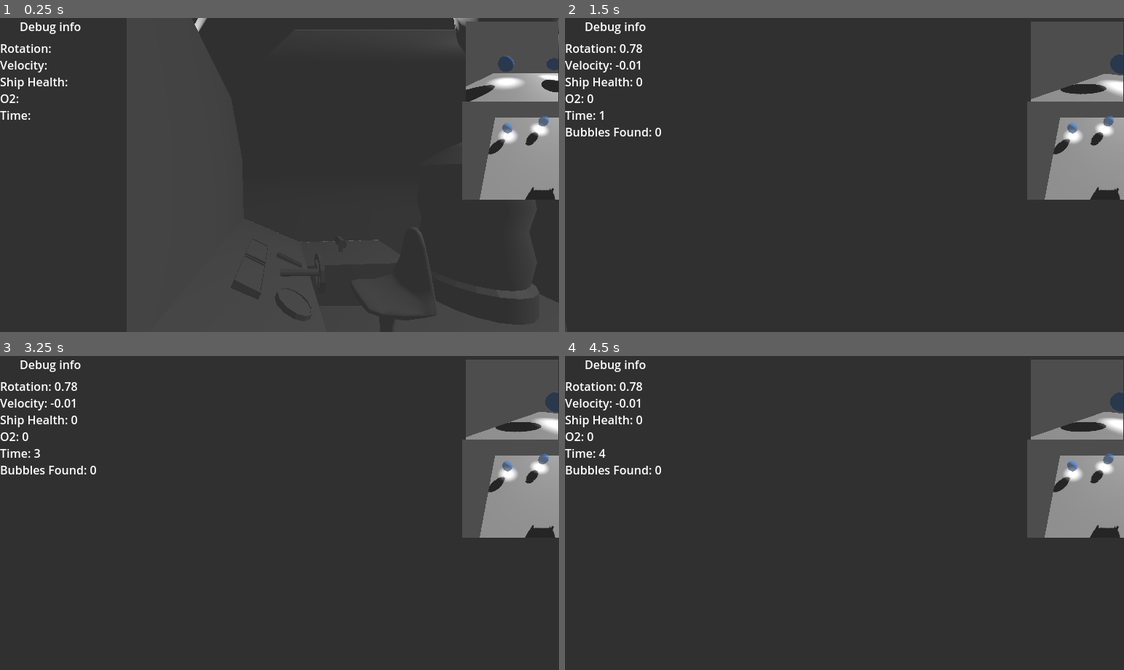
Above: before the commit, frames 1-4 (two rows, left to right).
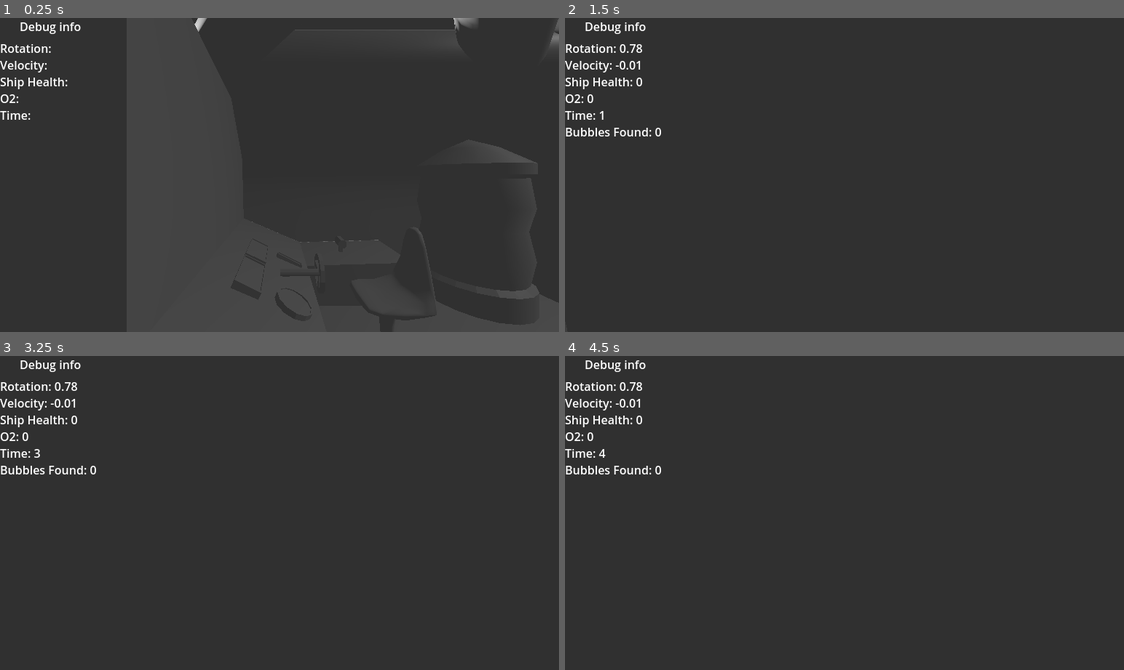
Above: after the commit, the same moments.

Repository: zachary-huber/globalGameJam2025_BUBBLE
Game: Godot game, scene res://src/scenes/main_3d.tscn
Same seed, same stepped clock (60 frames per second), same inputs: the game is played once before the commit and once after it.
Inputs (mouse positions are in pixels of both pictures, inside the frame that each line leads up to):
- Up to frame 1 (0.25 s): no input
- Up to frame 2 (1.5 s): tap Enter (ui_accept) at 0.5, 0.77, 1.25 s; move the mouse to (872, 175) at 0.52 s; hold E (interact) 0.53-1.28 s; hold W (forward) from 0.53 s (still down); move the mouse to (816, 175) at 1.27 s; tap Q (alt_interact) at 1.35 s
- Up to frame 3 (3.25 s): keep holding W (forward); tap Enter (ui_accept) at 1.52, 2, 2.75, 3.02 s; tap E (interact) at 1.55, 2.85 s; move the mouse to (296, 506) at 2.02 s; hold E (interact) 2.03-2.78 s; move the mouse to (273, 519) at 2.77 s
- Up to frame 4 (4.5 s): keep holding W (forward); tap Enter (ui_accept) at 3.5, 3.77, 4.25 s; move the mouse to (889, 516) at 3.52 s; hold Q (alt_interact) 3.53-4.28 s; tap E (interact) at 3.8, 4.35 s; tap Escape (escape) at 4.15 s; move the mouse to (799, 509) at 4.27 s

The runs differ from the first frame. In frame 1, 8.6% of the frame differs, in the area x 82-100%, y 1-58%; in frame 2, 9.2%; in frame 3, 9.2%; in frame 4, 9.2%.

Commit message:
added porthole / peephole

Diff:
--- a/src/scenes/SubmarineInterior.tscn
+++ b/src/scenes/SubmarineInterior.tscn
@@ -1,13 +1,13 @@
 [gd_scene load_steps=9 format=3 uid="uid://bg8vbv2e3tbra"]
 
-[ext_resource type="PackedScene" uid="uid://b73qqrg1udjwf" path="res://src/scenes/sub_base.tscn" id="1_t0sao"]
+[ext_resource type="PackedScene" path="res://src/scenes/sub_base.tscn" id="1_t0sao"]
 [ext_resource type="PackedScene" path="res://src/scenes/steps.tscn" id="2_vpjjt"]
-[ext_resource type="PackedScene" uid="uid://dytu10m1xuolf" path="res://src/scenes/rails.tscn" id="3_j2447"]
-[ext_resource type="PackedScene" uid="uid://p3y7wr3sw21j" path="res://src/scenes/control_panel.tscn" id="4_3wxdj"]
-[ext_resource type="PackedScene" uid="uid://rfl1nsg61e3g" path="res://src/scenes/chair.tscn" id="5_u1lfx"]
-[ext_resource type="PackedScene" uid="uid://h4sroor8hl43" path="res://src/scenes/peephole.tscn" id="6_3bo6m"]
-[ext_resource type="PackedScene" uid="uid://1n84tdkiwd45" path="res://src/scenes/frame.tscn" id="7_ru2lq"]
+[ext_resource type="PackedScene" path="res://src/scenes/rails.tscn" id="3_j2447"]
+[ext_resource type="PackedScene" path="res://src/scenes/control_panel.tscn" id="4_3wxdj"]
+[ext_resource type="PackedScene" path="res://src/scenes/chair.tscn" id="5_u1lfx"]
+[ext_resource type="PackedScene" path="res://src/scenes/frame.tscn" id="7_ru2lq"]
 [ext_resource type="PackedScene" uid="uid://jo0w3dhuqalt" path="res://data/models/O2tank.fbx" id="8_3tysw"]
+[ext_resource type="PackedScene" uid="uid://cpf7bfn13h5rj" path="res://src/scenes/peephole.tscn" id="8_6co5i"]
 
 [node name="Node3D" type="Node3D"]
 
@@ -21,8 +21,8 @@
 
 [node name="chair" parent="." instance=ExtResource("5_u1lfx")]
 
-[node name="peephole" parent="." instance=ExtResource("6_3bo6m")]
-
 [node name="frame" parent="." instance=ExtResource("7_ru2lq")]
 
 [node name="O2tank" parent="." instance=ExtResource("8_3tysw")]
+
+[node name="peephole" parent="." instance=ExtResource("8_6co5i")]
--- a/src/scenes/main_3d.tscn
+++ b/src/scenes/main_3d.tscn
@@ -6,11 +6,13 @@
 [ext_resource type="PackedScene" uid="uid://1ygys75xohd7" path="res://src/scenes/lever.tscn" id="3_2aso7"]
 [ext_resource type="PackedScene" uid="uid://ephsf1kd5v08" path="res://src/scenes/ocean_floor_environment.tscn" id="4_aguwm"]
 [ext_resource type="Script" path="res://src/scripts/chair_cam.gd" id="5_pvmt8"]
+[ext_resource type="PackedScene" uid="uid://dtb24r831gvtd" path="res://src/scenes/peephole_interactor.tscn" id="6_5fje6"]
 [ext_resource type="PackedScene" uid="uid://d1levm7wo2lhf" path="res://src/scenes/captain_chair.tscn" id="6_ntipw"]
 [ext_resource type="Script" path="res://src/scripts/main_ui.gd" id="8_ttdf3"]
 [ext_resource type="Script" path="res://src/scripts/sub_cam.gd" id="8_y5vig"]
 [ext_resource type="Script" path="res://src/scripts/sub_cam_body.gd" id="9_sq83h"]
 [ext_resource type="PackedScene" uid="uid://ojt4bbo5638d" path="res://src/scenes/bubble.tscn" id="10_mnvh2"]
+[ext_resource type="Texture2D" uid="uid://bchbx7gpjjlbo" path="res://data/textures/peephole.png" id="11_h6fj8"]
 
 [sub_resource type="Environment" id="Environment_yl6x8"]
 
@@ -38,12 +40,15 @@
 transform = Transform3D(-2, -3.57628e-07, -3.01992e-07, -3.57628e-07, 2, -2.45533e-07, 3.01992e-07, -2.45533e-07, -2, 1.724, 0.094, -1.572)
 
 [node name="captainChair" parent="submarine" instance=ExtResource("6_ntipw")]
-transform = Transform3D(-2.18557e-08, 0, 0.5, 0, 0.5, 0, -0.5, 0, -2.18557e-08, 1.8156, -0.0573916, -0.910724)
+transform = Transform3D(-2.18557e-08, 0, 0.5, 0, 1.075, 0, -0.5, 0, -2.18557e-08, 1.866, -0.057, -0.911)
 visible = false
 
 [node name="chairCam" type="Camera3D" parent="submarine"]
 transform = Transform3D(-4.37114e-08, -0.258819, 0.965926, 0, 0.965926, 0.258819, -1, 1.13133e-08, -4.2222e-08, 2.002, 0.437, -1.178)
 script = ExtResource("5_pvmt8")
+
+[node name="peephole" parent="submarine" instance=ExtResource("6_5fje6")]
+transform = Transform3D(1, 0, 0, 0, 1, 0, 0, 0, 1, -3.83634, 1.09576, -0.00254768)
 
 [node name="player" parent="." instance=ExtResource("2_ix2h5")]
 transform = Transform3D(1, 0, 0, 0, 1, 0, 0, 0, 1, 1.07518, 7.90383, 0.560209)
@@ -109,31 +114,34 @@
 Time: "
 
 [node name="SubCam" type="Control" parent="mainUI"]
-anchors_preset = 0
-offset_left = 679.0
-offset_top = 1.0
-offset_right = 768.0
-offset_bottom = 83.0
+visible = false
+layout_mode = 1
+anchors_preset = 15
+anchor_right = 1.0
+anchor_bottom = 1.0
+grow_horizontal = 2
+grow_vertical = 2
 script = ExtResource("8_y5vig")
 
 [node name="SubViewportContainer" type="SubViewportContainer" parent="mainUI/SubCam"]
 layout_mode = 1
-anchors_preset = 15
-anchor_right = 1.0
-anchor_bottom = 1.0
-offset_left = -39.0
-offset_top = 4.0
-offset_right = -1.0
-offset_bottom = 39.0
-grow_horizontal = 2
-grow_vertical = 2
-stretch = true
+anchors_preset = 8
+anchor_left = 0.5
+anchor_top = 0.5
+anchor_right = 0.5
+anchor_bottom = 0.5
+offset_left = -384.0
+offset_top = -216.0
+offset_right = 384.0
+offset_bottom = 216.0
+grow_horizontal = 2
+grow_vertical = 2
 
 [node name="SubViewport" type="SubViewport" parent="mainUI/SubCam/SubViewportContainer"]
 handle_input_locally = false
-size = Vector2i(127, 117)
+size = Vector2i(768, 432)
 size_2d_override_stretch = true
-render_target_update_mode = 4
+render_target_update_mode = 0
 
 [node name="subCamBody" type="CharacterBody3D" parent="mainUI/SubCam/SubViewportContainer/SubViewport"]
 transform = Transform3D(1, 0, 0, 0, 1, 0, 0, 0, 1, 0, 3.71171, 13.4352)
@@ -170,11 +178,21 @@
 [node name="SubViewport" type="SubViewport" parent="mainUI/SubCam/topDownView"]
 handle_input_locally = false
 size = Vector2i(135, 135)
-render_target_update_mode = 4
+render_target_update_mode = 0
 
 [node name="Camera3D" type="Camera3D" parent="mainUI/SubCam/topDownView/SubViewport"]
 transform = Transform3D(-2.0713e-08, -0.880601, 0.473858, -3.84923e-08, 0.473858, 0.880601, -1, 3.55271e-15, -4.37114e-08, 4.183, 10.6637, 13.4352)
 
+[node name="peephole" type="TextureRect" parent="mainUI"]
+visible = false
+layout_mode = 1
+anchors_preset = 15
+anchor_right = 1.0
+anchor_bottom = 1.0
+grow_horizontal = 2
+grow_vertical = 2
+texture = ExtResource("11_h6fj8")
+
 [node name="collectibles" type="Node3D" parent="."]
 
 [node name="bubbles" type="Node3D" parent="collectibles"]
--- a/src/scenes/peephole.tscn
+++ b/src/scenes/peephole.tscn
@@ -1,5 +1,5 @@
-[gd_scene load_steps=2 format=3 uid="uid://h4sroor8hl43"]
+[gd_scene load_steps=2 format=3 uid="uid://cpf7bfn13h5rj"]
 
 [ext_resource type="PackedScene" uid="uid://dpob82pndcliq" path="res://data/models/peephole.fbx" id="1_7ilie"]
 
-[node name="peephole" instance=ExtResource("1_7ilie")]
+[node name="peephole_model" instance=ExtResource("1_7ilie")]
--- /dev/null
+++ b/src/scenes/peephole_interactor.tscn
@@ -0,0 +1,15 @@
+[gd_scene load_steps=3 format=3 uid="uid://dtb24r831gvtd"]
+
+[ext_resource type="Script" path="res://src/scripts/peephole.gd" id="1_ym6gk"]
+
+[sub_resource type="SphereShape3D" id="SphereShape3D_idefy"]
+
+[node name="peephole" type="Node3D"]
+script = ExtResource("1_ym6gk")
+
+[node name="StaticBody3D" type="StaticBody3D" parent="."]
+
+[node name="Area3D" type="Area3D" parent="."]
+
+[node name="CollisionShape3D" type="CollisionShape3D" parent="Area3D"]
+shape = SubResource("SphereShape3D_idefy")
--- a/src/scripts/game_manager.gd
+++ b/src/scripts/game_manager.gd
@@ -17,10 +17,15 @@
 var subInteractTarget = null
 
 var isAtHelm = false
+var isPeeping = false
 
 var playerCamera = null
 var chairCamera = null
 var subCam = null
+
+var peepholeTexture = null
+var subCamViewport = null
+
 
 func _init() -> void:
 	Input.mouse_mode = Input.MOUSE_MODE_CAPTURED
--- /dev/null
+++ b/src/scripts/peephole.gd
@@ -0,0 +1,18 @@
+extends Interactable
+
+
+func _ready() -> void:
+	interactHintText = "[center]Press [E] to look outside...[/center]"
+
+
+func _process(delta: float) -> void:
+	pass
+
+func interact():
+	print("Looking out the peephole.")
+
+	GameManager.isPeeping = true
+	GameManager.subCamViewport.visible = true
+	GameManager.peepholeTexture.visible = true
+
+	# make the peep hole viewport and texture visible
--- a/src/scripts/player.gd
+++ b/src/scripts/player.gd
@@ -107,8 +107,13 @@
 				# apply that to the leverPart
 				GameManager.theLever.position.x += mouseY
 				GameManager.theLever.position.x = clamp(GameManager.theLever.position.x, 1.34, 1.72)
-
-	else: # we are not at the helm
+	elif GameManager.isPeeping:
+		# handle the peephole controls
+		if event.is_action_pressed("escape"):
+			GameManager.isPeeping = false
+			GameManager.subCamViewport.visible = false
+			GameManager.peepholeTexture.visible = false
+	else:  # we are not at the helm or peephole
 		if event is InputEventMouseMotion:
 			updateCameraMotion(event)
 			checkInteractRay()
--- a/src/scripts/sub_cam.gd
+++ b/src/scripts/sub_cam.gd
@@ -3,6 +3,8 @@
 
 func _ready() -> void:
 	GameManager.subCam = $SubViewportContainer/SubViewport/subCamBody
+	GameManager.subCamViewport = self
+	GameManager.peepholeTexture = $"../peephole"
 
 
 func _process(delta: float) -> void:
Binary file added: data/textures/peephole.png
Not shown, added: data/textures/peephole.png.import
Not shown: 1 places in src/scenes/main_3d.tscn that only renumber resources
